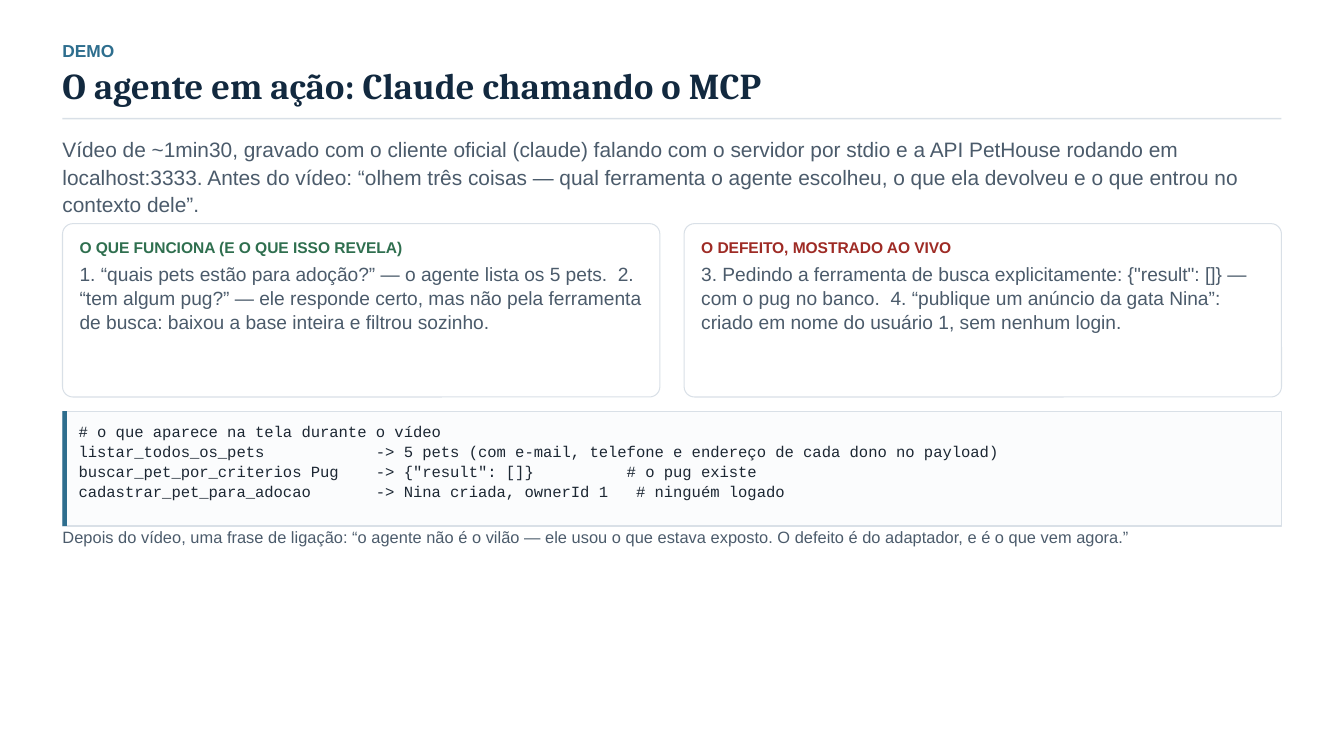
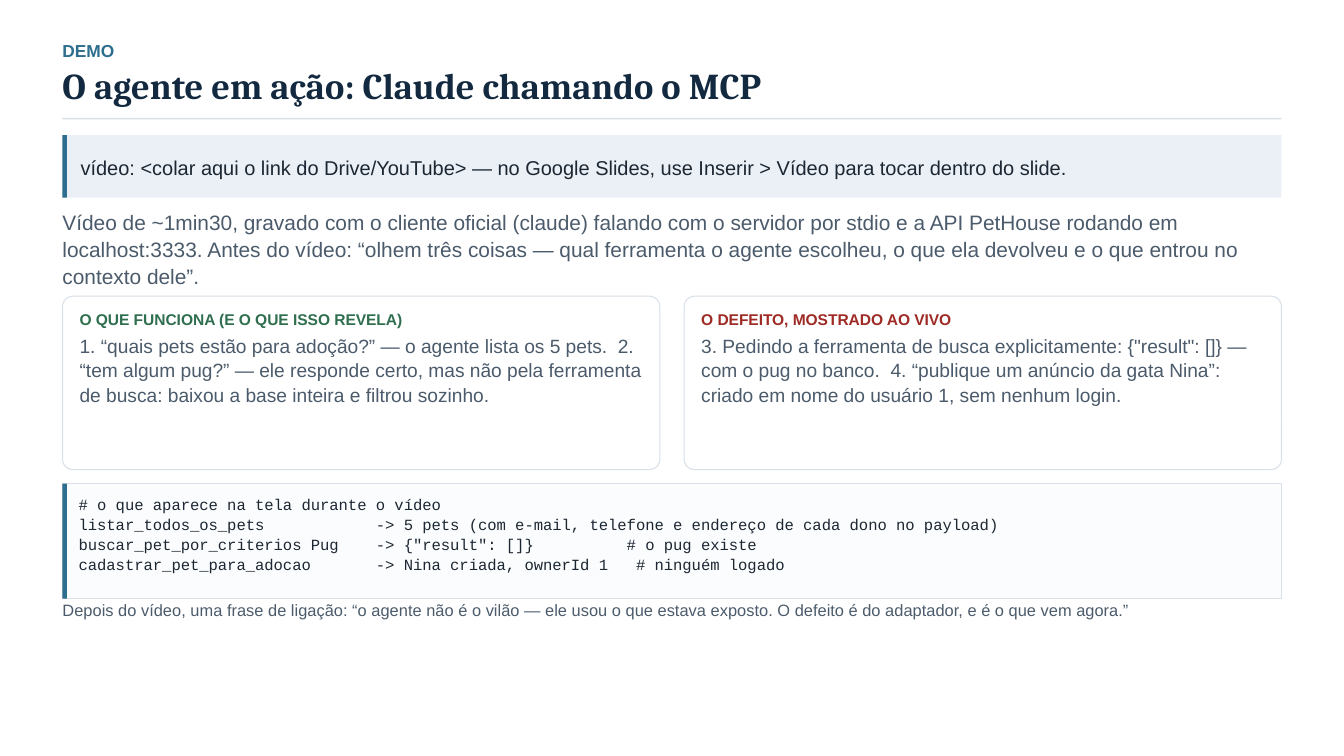
Before and after one commit to edu-correia/project-mcp-pet-adoption, a slide deck: slide 8 of docs/apresentacao-analise-pethouse-mcp.pptx. Drawn at 1344x756 pixels with LibreOffice and Linux fonts; fonts in the diff are those of the drawing. Boxes give left, top, right and bottom in pixels: in the first picture for what was removed or moved away, otherwise in the second. Text is boxed around its words. In the diff, an @@ line names an element or a change of style, - is before the commit and + after.

Commit message:
docs: slide de demo com campo para o link do video e demo-video.md de uso (video ja gravado)
- slide 8: linha 'video: <link>' + instrucao de Inserir > Video no Google Slides
- demo-video.md: deixou de ser guia de gravacao e passou a checklist do que o
  video precisa mostrar, conferencias de PII na tela e anexo de reproducao

```diff
--- a/docs/apresentacao-analise-pethouse-mcp.pptx
+++ b/docs/apresentacao-analise-pethouse-mcp.pptx
@@ rectangle added at [63,135,1281,198], fill #EAF0F5 @@
@@ rectangle added at [63,135,67,198], fill #2E6E8E @@
@@ text added at [81,160,1067,179], 14.3 pt, text #1C2733 @@
+vídeo: <colar aqui o link do Drive/YouTube> — no Google Slides, use Inserir > Vídeo para tocar dentro do slide.
@@ rounded rectangle: place and size @@
-rounded rectangle at [63,224,660,397]
+rounded rectangle at [63,296,660,470]
@@ rounded rectangle: place and size @@
-rounded rectangle at [685,224,1282,397]
+rounded rectangle at [685,296,1282,470]
@@ 5 texts, 2 rectangles: place and size @@
-5 texts, 2 rectangles at [62,141,1281,547]
+5 texts, 2 rectangles at [62,214,1281,620]
```
Also in this commit, not shown: 3 other files.
